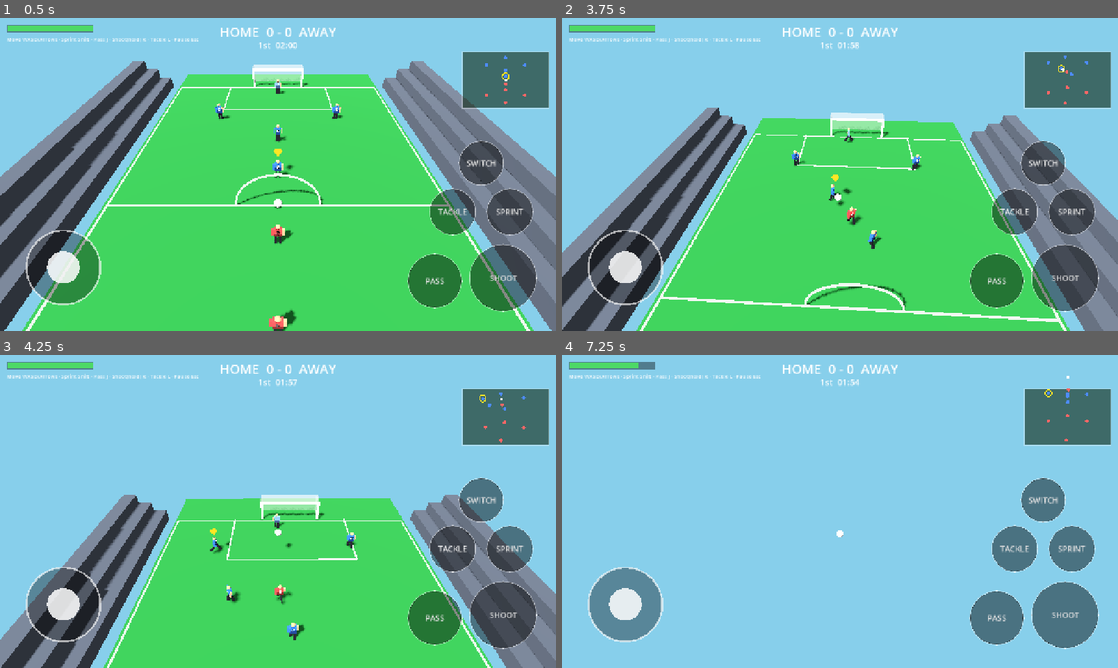
Above: before the commit, frames 1-4 (two rows, left to right).
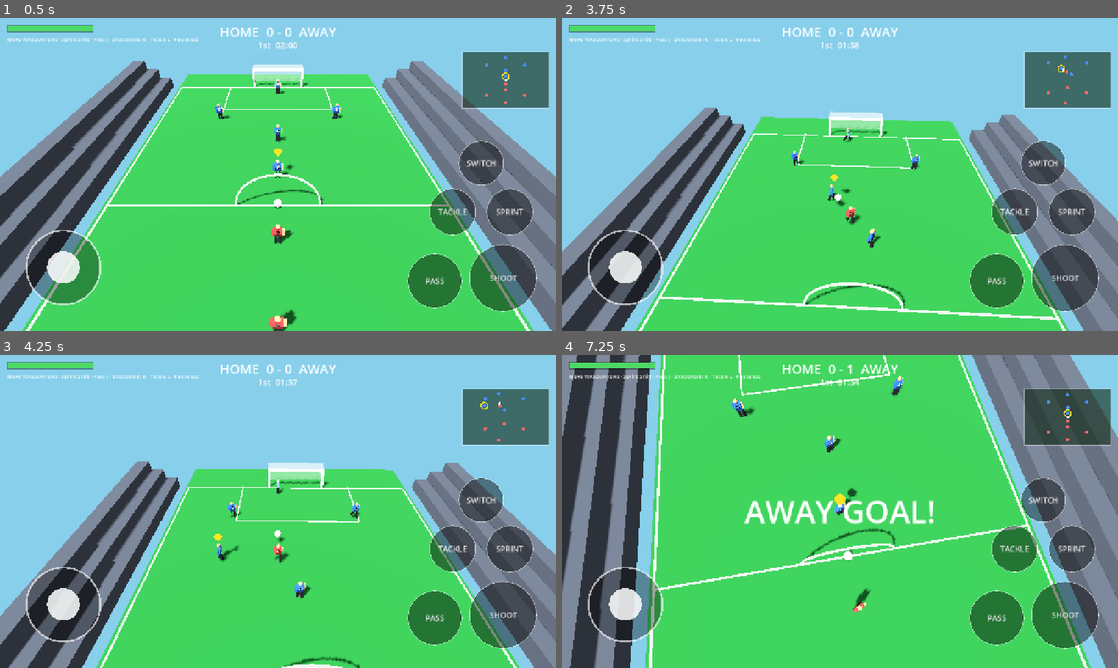
Above: after the commit, the same moments.

Repository: ukemeikot/flick-soccer
Game: Godot game, scene res://scenes/Match.tscn
Same seed, same stepped clock (60 frames per second), same inputs: the game is played once before the commit and once after it. This scene is started directly instead of the project's main scene.
Inputs (mouse positions are in pixels of both pictures, inside the frame that each line leads up to):
- Up to frame 1 (0.5 s): no input
- Up to frame 2 (3.75 s): drag from (623, 268) to (895, 105) at 0.52 s; drag from (728, 190) to (812, 237) at 1.27 s; move the mouse to (895, 105) at 2.02 s; hold D (move_right) 2.03-2.75 s; hold Shift (sprint) 2.03-2.75 s; drag from (812, 237) to (673, 127) at 2.77 s; move the mouse to (1006, 221) at 3.52 s; hold A (move_left) from 3.53 s (still down); tap L (tackle) at 3.6 s
- Up to frame 3 (4.25 s): keep holding A (move_left); tap Space at 3.77 s
- Up to frame 4 (7.25 s): release A (move_left) at 4.25 s; drag from (673, 464) to (756, 433) at 4.27 s; move the mouse to (867, 511) at 5.02 s; hold S (move_down) 5.03-5.75 s; tap J (kick_pass) at 5.1 s; click (867, 511) at 5.17 s; drag from (756, 433) to (728, 527) at 5.77 s; move the mouse to (962, 495) at 6.52 s; hold W (move_up) from 6.53 s (still down); hold Shift (sprint) from 6.53 s (still down); tap Space at 6.77 s

Frame 1 is identical in both runs. In frame 2, 3.9% of the frame differs, in the area x 0-100%, y 13-100%; in frame 3, 22%; in frame 4, 93%, in the area x 0-100%, y 0-100%.

Commit message:
fix(godot): ball no longer gets stuck in flight
- has_possession() now requires the ball to be near the ground (y<0.8), so a
  player can't 'dribble' a lofted ball in mid-air (it was riding on heads).
- Ball can_sleep=false so it never sleeps while airborne.
- Match safety net: if the ball hangs high and nearly still >1.5s, knock it down.

Diff:
--- a/soccer3d/scripts/Ball.gd
+++ b/soccer3d/scripts/Ball.gd
@@ -29,3 +29,4 @@
 	# Roll resistance so the ball settles instead of gliding forever.
 	linear_damp = 0.6
 	angular_damp = 1.0
+	can_sleep = false # never fall asleep mid-air (avoids getting "stuck" in flight)
--- a/soccer3d/scripts/Match.gd
+++ b/soccer3d/scripts/Match.gd
@@ -29,6 +29,7 @@
 var hud: Hud
 var _marker: MeshInstance3D
 var _forced_active: Player = null # manual player-switch override (Home)
+var _ball_stuck_time := 0.0
 
 var phase := Phase.KICKOFF
 var half := 1
@@ -79,6 +80,7 @@
 			if Input.is_action_just_pressed("switch_player") or Touch.consume_switch():
 				_cycle_active()
 			_update_roles()
+			_unstick_ball(delta)
 			time_left = maxf(time_left - delta, 0.0)
 			hud.set_clock(time_left, half)
 			if time_left <= 0.0:
@@ -107,6 +109,17 @@
 		hud.player = human
 	if _marker != null and human != null:
 		_marker.global_position = human.global_position + Vector3(0, 2.35, 0)
+
+func _unstick_ball(delta: float) -> void:
+	# Safety net: if the ball hangs in the air nearly still for too long, knock it down.
+	if ball.global_position.y > 0.8 and ball.linear_velocity.length() < 1.0:
+		_ball_stuck_time += delta
+		if _ball_stuck_time > 1.5:
+			ball.sleeping = false
+			ball.linear_velocity = Vector3(ball.linear_velocity.x, -4.0, ball.linear_velocity.z)
+			_ball_stuck_time = 0.0
+	else:
+		_ball_stuck_time = 0.0
 
 func _pick_active(team: int) -> Player:
 	# A player in possession always takes control (and clears any manual pick for Home).
--- a/soccer3d/scripts/player/Player.gd
+++ b/soccer3d/scripts/player/Player.gd
@@ -269,6 +269,8 @@
 func has_possession() -> bool:
 	if ball == null or _kick_cooldown > 0.0:
 		return false
+	if ball.global_position.y > 0.8: # can't dribble a ball that's in the air
+		return false
 	var d := ball.global_position - global_position
 	d.y = 0.0
 	return d.length() <= control_radius
